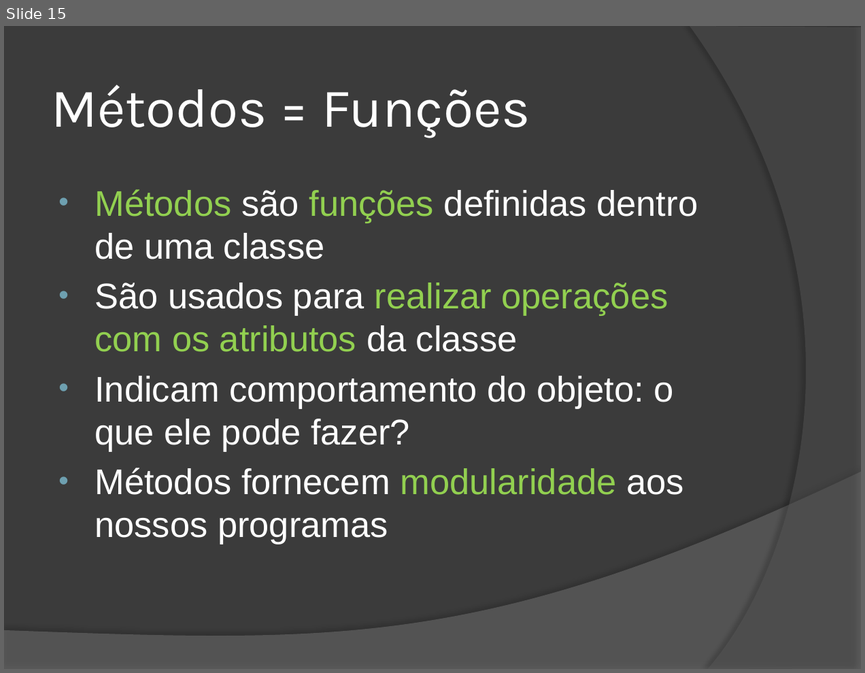
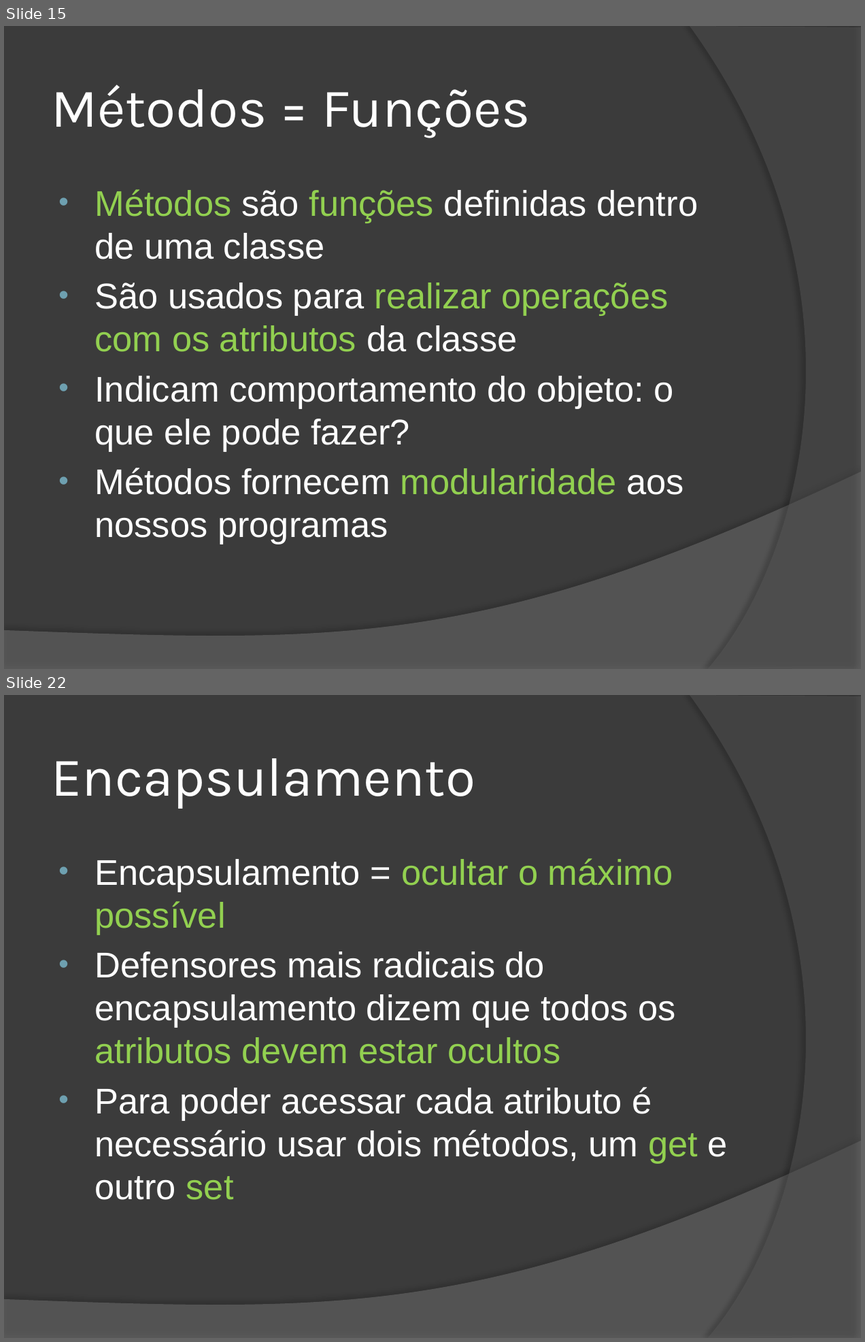
Before and after one commit to wind39/wind39.github.io, a slide deck: curso/modulo2capitulo1.pptx. Shown one above the other, each under a label of ours: slide 15 before the commit, slides 15 and 22 after it; the slides between them are not shown. The pictures are 865x673 and 865x1342 pixels, drawn with LibreOffice and Linux fonts; fonts in the diff are those of the drawing. Boxes give left, top, right and bottom in pixels: in the first picture for what was removed or moved away, otherwise in the second. Text is boxed around its words. In the diff, an @@ line names an element or a change of style, - is before the commit and + after.

```diff
--- a/curso/modulo2capitulo1.pptx
+++ b/curso/modulo2capitulo1.pptx
@@ slide 22 added at (x1=4, y1=695, x2=861, y2=1338), background #3B3B3B; not listed: 2 template elements that a slide beside it also shows @@
@@ title added at (x1=51, y1=758, x2=475, y2=809), 46 pt, text #FFFFFF @@
+Encapsulamento
@@ text added at (x1=94, y1=858, x2=728, y2=1200), 30 pt, text #FFFFFF @@
+• Encapsulamento = ocultar o máximo possível
+• Defensores mais radicais do encapsulamento dizem que todos os atributos devem estar ocultos
+• Para poder acessar cada atributo é necessário usar dois métodos, um get e outro set
```
Also in this commit, not shown: 2 slides changed, 7 other slides added, 3 other files.
